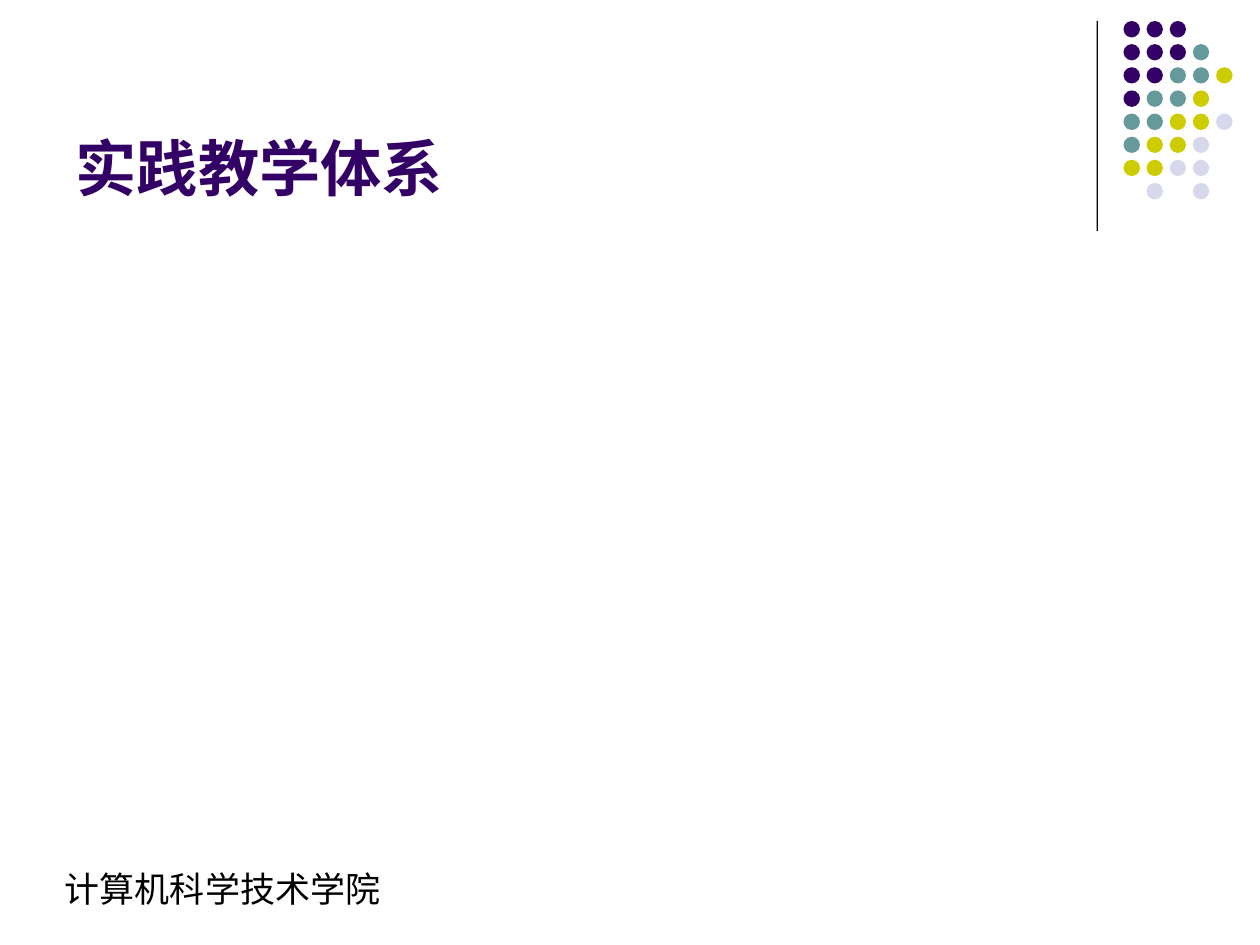
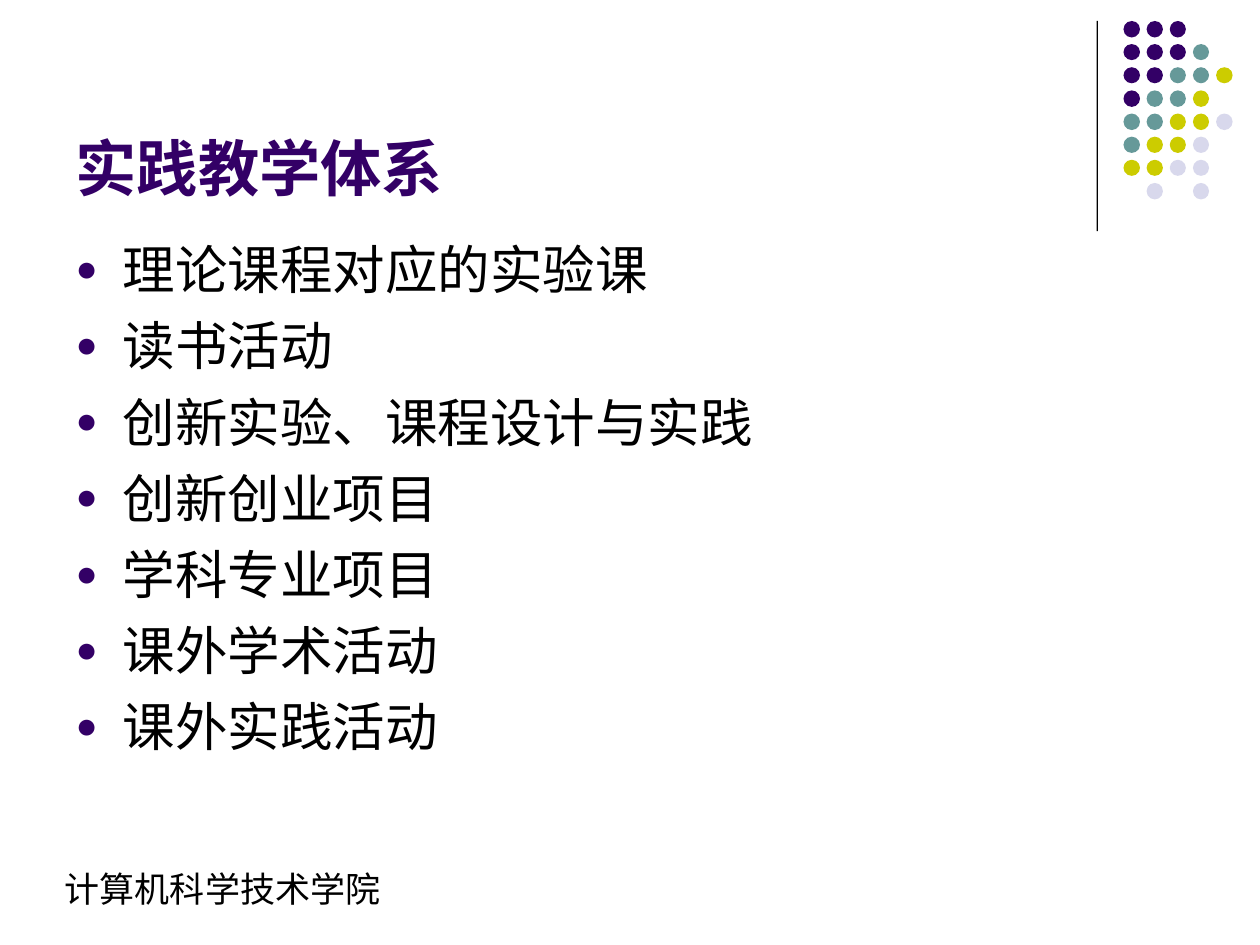
Before and after one commit to ciecclm/2016-, a slide deck: slide 6 of 软件工程培养方案汇报.ppt. Drawn at 1260x945 pixels with LibreOffice and Linux fonts; fonts in the diff are those of the drawing. Boxes give left, top, right and bottom in pixels: in the first picture for what was removed or moved away, otherwise in the second. Text is boxed around its words. In the diff, an @@ line names an element or a change of style, - is before the commit and + after.

```diff
--- a/软件工程培养方案汇报.ppt
+++ b/软件工程培养方案汇报.ppt
@@ text added at <box>123,244,753,750</box>, 30 pt, text #000000 @@
+● 理论课程对应的实验课
+● 读书活动
+● 创新实验、课程设计与实践
+● 创新创业项目
+● 学科专业项目
+● 课外学术活动
+● 课外实践活动
```
Also in this commit, not shown: 3 other slides changed, 1 other file.
